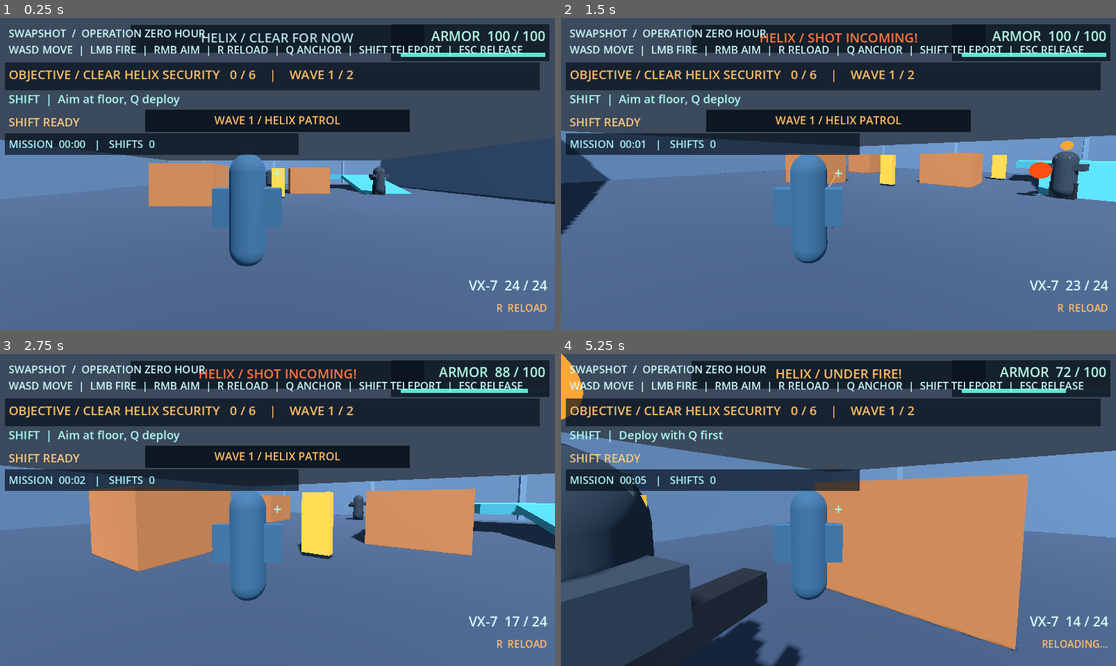
Above: before the commit, frames 1-4 (two rows, left to right).
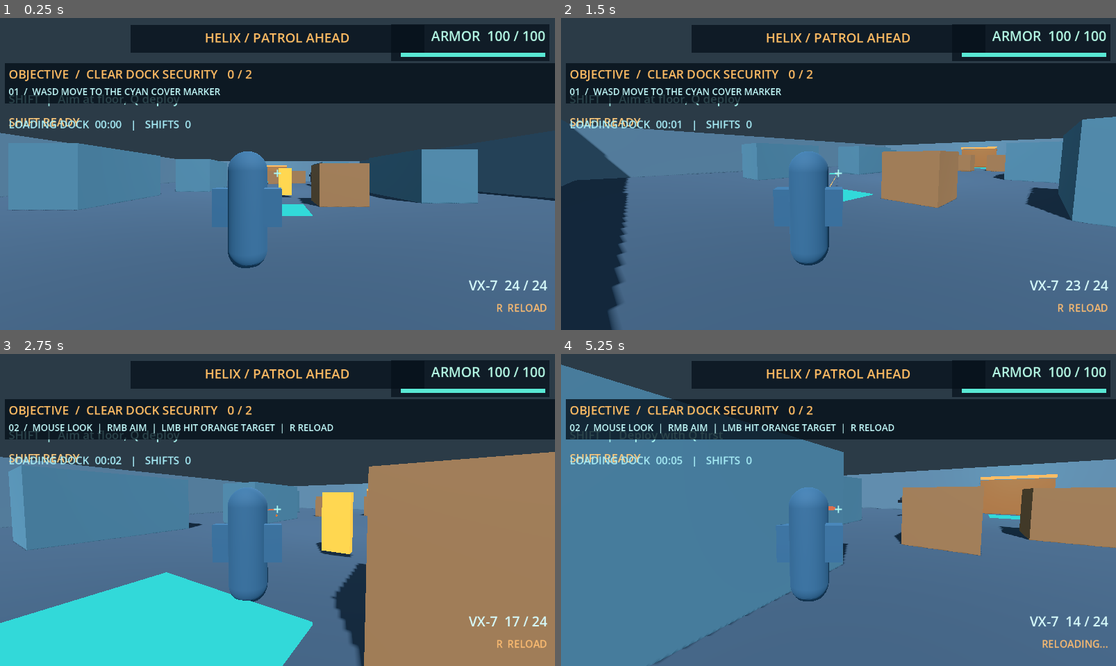
Above: after the commit, the same moments.

Repository: mishraaditya595/swapshot
Game: Godot game, scene res://scenes/main.tscn
Two runs of this game, one before a commit and one after it. Both use one fixed random seed, a clock stepped at 60 frames per second and the inputs below.
Inputs (mouse positions are in pixels of both pictures, inside the frame that each line leads up to):
- Up to frame 1 (0.25 s): no input
- Up to frame 2 (1.5 s): tap Enter at 0.5, 0.8, 1.35 s; move the mouse to (960, 158) at 0.52 s; press the mouse at (960, 158) at 0.53 s; hold D (move_right) 0.53-1.28 s; move the mouse to (810, 174) at 1.27 s; release the mouse at (810, 174) at 1.28 s; hold W (move_forward) from 1.28 s (still down); click (810, 174) at 1.42 s
- Up to frame 3 (2.75 s): keep holding W (move_forward); tap Keypad Enter at 1.55, 2.1 s; move the mouse to (288, 503) at 2.02 s; press the mouse at (288, 503) at 2.03 s
- Up to frame 4 (5.25 s): keep holding W (move_forward); move the mouse to (832, 516) at 2.77 s; release the mouse at (832, 516) at 2.78 s; right-click (832, 516) at 2.85 s; click (832, 516) at 2.92 s; tap Enter at 3.05 s; move the mouse to (877, 513) at 3.52 s; hold Q (deploy_anchor) 3.53-4.28 s; click (877, 513) at 3.67 s; tap Keypad Enter at 3.8 s; tap R (reload) at 4.15 s; move the mouse to (794, 506) at 4.27 s; click (794, 506) at 4.35 s; move the mouse to (844, 510) at 5.02 s; hold Shift (shift_teleport) from 5.03 s (still down); click (844, 510) at 5.17 s

The runs differ from the first frame. In frame 1, 24% of the frame differs, in the area x 0-100%, y 3-81%; in frame 2, 30%; in frame 3, 61%, in the area x 0-100%, y 3-100%; in frame 4, 56%.

Commit message:
MS-08: add standalone Loading Dock gameplay, onboarding, and reusable cargo

Diff:
--- /dev/null
+++ b/scenes/levels/loading_dock.tscn
@@ -0,0 +1,329 @@
+[gd_scene load_steps=18 format=3]
+
+[ext_resource type="Script" path="res://scripts/ms08_loading_dock.gd" id="1_director"]
+[ext_resource type="PackedScene" path="res://scenes/player/player.tscn" id="2_player"]
+[ext_resource type="PackedScene" path="res://scenes/enemies/target_dummy.tscn" id="3_target"]
+[ext_resource type="PackedScene" path="res://scenes/enemies/security_trooper.tscn" id="4_guard"]
+[ext_resource type="PackedScene" path="res://scenes/levels/props/dock_container.tscn" id="5_container"]
+[ext_resource type="PackedScene" path="res://scenes/levels/props/dock_crate.tscn" id="6_crate"]
+
+[sub_resource type="Environment" id="DockAtmosphere"]
+background_mode = 1
+background_color = Color(0.17, 0.23, 0.28, 1)
+ambient_light_source = 2
+ambient_light_color = Color(0.59, 0.75, 0.84, 1)
+ambient_light_energy = 1.0
+
+[sub_resource type="StandardMaterial3D" id="Concrete"]
+albedo_color = Color(0.16, 0.22, 0.28, 1)
+roughness = 0.96
+
+[sub_resource type="StandardMaterial3D" id="WallSteel"]
+albedo_color = Color(0.27, 0.35, 0.41, 1)
+roughness = 0.85
+
+[sub_resource type="StandardMaterial3D" id="CyanGuide"]
+shading_mode = 0
+albedo_color = Color(0.20, 0.85, 0.85, 1)
+emission_enabled = true
+emission = Color(0.14, 0.56, 0.64, 1)
+emission_energy_multiplier = 0.9
+
+[sub_resource type="StandardMaterial3D" id="AmberDoor"]
+albedo_color = Color(0.49, 0.29, 0.15, 1)
+roughness = 0.74
+
+[sub_resource type="BoxMesh" id="FloorMesh"]
+size = Vector3(36, 0.5, 44)
+material = SubResource("Concrete")
+
+[sub_resource type="BoxShape3D" id="FloorCollider"]
+size = Vector3(36, 0.5, 44)
+
+[sub_resource type="BoxMesh" id="WallShortMesh"]
+size = Vector3(36, 4.2, 0.7)
+material = SubResource("WallSteel")
+
+[sub_resource type="BoxShape3D" id="WallShortCollider"]
+size = Vector3(36, 4.2, 0.7)
+
+[sub_resource type="BoxMesh" id="WallLongMesh"]
+size = Vector3(44, 4.2, 0.7)
+material = SubResource("WallSteel")
+
+[sub_resource type="BoxShape3D" id="WallLongCollider"]
+size = Vector3(44, 4.2, 0.7)
+
+[sub_resource type="BoxMesh" id="GuideMesh"]
+size = Vector3(3.5, 0.035, 2.5)
+material = SubResource("CyanGuide")
+
+[sub_resource type="BoxMesh" id="DoorMesh"]
+size = Vector3(4.8, 3.0, 0.16)
+material = SubResource("AmberDoor")
+
+[sub_resource type="BoxMesh" id="BeaconMesh"]
+size = Vector3(4.8, 0.24, 0.22)
+material = SubResource("CyanGuide")
+
+[sub_resource type="BoxShape3D" id="RouteShape"]
+size = Vector3(9, 2.5, 4.0)
+
+[node name="LoadingDock" type="Node3D"]
+script = ExtResource("1_director")
+
+[node name="WorldEnvironment" type="WorldEnvironment" parent="."]
+environment = SubResource("DockAtmosphere")
+
+[node name="DirectionalLight3D" type="DirectionalLight3D" parent="."]
+rotation = Vector3(-0.9, 0.5, -0.3)
+light_energy = 1.1
+shadow_enabled = true
+
+[node name="DockFillLight" type="OmniLight3D" parent="."]
+position = Vector3(0, 4.8, 5)
+light_color = Color(0.70, 0.87, 1.0, 1)
+light_energy = 0.8
+omni_range = 18.0
+shadow_enabled = false
+
+[node name="GateFillLight" type="OmniLight3D" parent="."]
+position = Vector3(0, 3.7, -18.7)
+light_color = Color(0.3, 0.93, 0.94, 1)
+light_energy = 0.6
+omni_range = 10.0
+shadow_enabled = false
+
+[node name="Floor" type="StaticBody3D" parent="."]
+position = Vector3(0, -0.25, 0)
+
+[node name="Mesh" type="MeshInstance3D" parent="Floor"]
+mesh = SubResource("FloorMesh")
+
+[node name="CollisionShape3D" type="CollisionShape3D" parent="Floor"]
+shape = SubResource("FloorCollider")
+
+[node name="NorthWall" type="StaticBody3D" parent="."]
+position = Vector3(0, 2.1, -22)
+
+[node name="Mesh" type="MeshInstance3D" parent="NorthWall"]
+mesh = SubResource("WallShortMesh")
+
+[node name="CollisionShape3D" type="CollisionShape3D" parent="NorthWall"]
+shape = SubResource("WallShortCollider")
+
+[node name="SouthWall" type="StaticBody3D" parent="."]
+position = Vector3(0, 2.1, 22)
+
+[node name="Mesh" type="MeshInstance3D" parent="SouthWall"]
+mesh = SubResource("WallShortMesh")
+
+[node name="CollisionShape3D" type="CollisionShape3D" parent="SouthWall"]
+shape = SubResource("WallShortCollider")
+
+[node name="WestWall" type="StaticBody3D" parent="."]
+position = Vector3(-18, 2.1, 0)
+rotation = Vector3(0, 1.5707963, 0)
+
+[node name="Mesh" type="MeshInstance3D" parent="WestWall"]
+mesh = SubResource("WallLongMesh")
+
+[node name="CollisionShape3D" type="CollisionShape3D" parent="WestWall"]
+shape = SubResource("WallLongCollider")
+
+[node name="EastWall" type="StaticBody3D" parent="."]
+position = Vector3(18, 2.1, 0)
+rotation = Vector3(0, 1.5707963, 0)
+
+[node name="Mesh" type="MeshInstance3D" parent="EastWall"]
+mesh = SubResource("WallLongMesh")
+
+[node name="CollisionShape3D" type="CollisionShape3D" parent="EastWall"]
+shape = SubResource("WallLongCollider")
+
+[node name="ContainerWestArrival" parent="." instance=ExtResource("5_container")]
+position = Vector3(-9.3, 1.4, 9)
+
+[node name="ContainerWestDivider" parent="." instance=ExtResource("5_container")]
+position = Vector3(-6.8, 1.4, 0)
+
+[node name="ContainerWestNorth" parent="." instance=ExtResource("5_container")]
+position = Vector3(-10.5, 1.4, -8)
+
+[node name="ContainerEastArrival" parent="." instance=ExtResource("5_container")]
+position = Vector3(9.4, 1.4, 7)
+
+[node name="ContainerEastDivider" parent="." instance=ExtResource("5_container")]
+position = Vector3(6.8, 1.4, -4.5)
+
+[node name="ContainerEastNorth" parent="." instance=ExtResource("5_container")]
+position = Vector3(10.5, 1.4, -11)
+
+[node name="CrateTrainingCover" parent="." instance=ExtResource("6_crate")]
+position = Vector3(3.6, 1, 10)
+
+[node name="CrateWestCover" parent="." instance=ExtResource("6_crate")]
+position = Vector3(-3.6, 1, -7)
+
+[node name="CrateCentralCover" parent="." instance=ExtResource("6_crate")]
+position = Vector3(0.3, 1, -10.5)
+
+[node name="CrateEastCover" parent="." instance=ExtResource("6_crate")]
+position = Vector3(3.8, 1, -13)
+
+[node name="EntryGuide" type="MeshInstance3D" parent="."]
+position = Vector3(0, 0.04, 12)
+mesh = SubResource("GuideMesh")
+cast_shadow = 0
+
+[node name="ExitGuide" type="MeshInstance3D" parent="."]
+position = Vector3(0, 0.04, -18.5)
+mesh = SubResource("GuideMesh")
+cast_shadow = 0
+
+[node name="GateDoor" type="MeshInstance3D" parent="."]
+position = Vector3(0, 1.5, -21.52)
+mesh = SubResource("DoorMesh")
+
+[node name="GateBeacon" type="MeshInstance3D" parent="."]
+position = Vector3(0, 3.16, -21.25)
+mesh = SubResource("BeaconMesh")
+cast_shadow = 0
+
+[node name="ExitPoint" type="Marker3D" parent="."]
+position = Vector3(0, 1.1, -18.7)
+
+[node name="RouteZone" type="Area3D" parent="."]
+position = Vector3(0, 1.25, 12)
+collision_layer = 0
+collision_mask = 2
+
+[node name="CollisionShape3D" type="CollisionShape3D" parent="RouteZone"]
+shape = SubResource("RouteShape")
+
+[node name="Player" parent="." instance=ExtResource("2_player")]
+position = Vector3(0, 1.1, 17)
+
+[node name="PracticeTarget" parent="." instance=ExtResource("3_target")]
+position = Vector3(1.0, 1.0, 7)
+
+[node name="GuardWest" parent="." instance=ExtResource("4_guard")]
+position = Vector3(-7.0, 1.03, -15.0)
+shot_damage = 8.0
+fire_interval_seconds = 1.7
+
+[node name="GuardEast" parent="." instance=ExtResource("4_guard")]
+position = Vector3(7.0, 1.03, -17.0)
+shot_damage = 8.0
+fire_interval_seconds = 1.7
+
+[node name="DockHUD" type="CanvasLayer" parent="."]
+
+[node name="HeaderBackdrop" type="ColorRect" parent="DockHUD"]
+offset_left = 10.0
+offset_top = 94.0
+offset_right = 1210.0
+offset_bottom = 178.0
+mouse_filter = 2
+color = Color(0.02, 0.06, 0.10, 0.78)
+
+[node name="Objective" type="Label" parent="DockHUD"]
+offset_left = 18.0
+offset_top = 99.0
+offset_right = 1200.0
+offset_bottom = 133.0
+mouse_filter = 2
+theme_override_font_sizes/font_size = 25
+text = "OBJECTIVE / CLEAR DOCK SECURITY 0 / 2"
+
+[node name="Hint" type="Label" parent="DockHUD"]
+offset_left = 18.0
+offset_top = 139.0
+offset_right = 1190.0
+offset_bottom = 177.0
+mouse_filter = 2
+theme_override_colors/font_color = Color(0.76, 0.98, 0.98, 1)
+theme_override_font_sizes/font_size = 19
+text = "01 / WASD MOVE TO THE CYAN COVER MARKER"
+
+[node name="Clock" type="Label" parent="DockHUD"]
+offset_left = 18.0
+offset_top = 205.0
+offset_right = 690.0
+offset_bottom = 248.0
+mouse_filter = 2
+theme_override_colors/font_color = Color(0.65, 0.92, 0.96, 1)
+theme_override_font_sizes/font_size = 22
+text = "LOADING DOCK 00:00 | SHIFTS 0"
+
+[node name="Feedback" type="Label" parent="DockHUD"]
+anchors_preset = 5
+anchor_left = 0.5
+anchor_right = 0.5
+offset_left = -510.0
+offset_top = 271.0
+offset_right = 510.0
+offset_bottom = 315.0
+mouse_filter = 2
+horizontal_alignment = 1
+theme_override_colors/font_color = Color(0.62, 0.96, 0.91, 1)
+theme_override_font_sizes/font_size = 24
+
+[node name="Outcome" type="CanvasLayer" parent="."]
+layer = 15
+visible = false
+
+[node name="Dim" type="ColorRect" parent="Outcome"]
+anchors_preset = 15
+anchor_right = 1.0
+anchor_bottom = 1.0
+color = Color(0.01, 0.035, 0.06, 0.86)
+
+[node name="Card" type="ColorRect" parent="Outcome"]
+anchors_preset = 8
+anchor_left = 0.5
+anchor_top = 0.5
+anchor_right = 0.5
+anchor_bottom = 0.5
+offset_left = -430.0
+offset_top = -205.0
+offset_right = 430.0
+offset_bottom = 205.0
+color = Color(0.07, 0.13, 0.18, 0.98)
+
+[node name="Kicker" type="Label" parent="Outcome/Card"]
+offset_left = 26.0
+offset_top = 20.0
+offset_right = 834.0
+offset_bottom = 65.0
+horizontal_alignment = 1
+theme_override_colors/font_color = Color(0.68, 0.89, 0.94, 1)
+theme_override_font_sizes/font_size = 23
+text = "HELIX FACILITY / OPERATION ZERO HOUR"
+
+[node name="Title" type="Label" parent="Outcome/Card"]
+offset_left = 16.0
+offset_top = 83.0
+offset_right = 844.0
+offset_bottom = 153.0
+horizontal_alignment = 1
+theme_override_font_sizes/font_size = 43
+text = "LOADING DOCK SECURED"
+
+[node name="Details" type="Label" parent="Outcome/Card"]
+offset_left = 26.0
+offset_top = 158.0
+offset_right = 834.0
+offset_bottom = 310.0
+horizontal_alignment = 1
+theme_override_colors/font_color = Color(0.88, 0.94, 0.96, 1)
+theme_override_font_sizes/font_size = 23
+text = "SECURITY CORE IS NEXT"
+
+[node name="ReplayButton" type="Button" parent="Outcome/Card"]
+offset_left = 223.0
+offset_top = 324.0
+offset_right = 637.0
+offset_bottom = 387.0
+theme_override_font_sizes/font_size = 25
+text = "REPLAY LOADING DOCK [ENTER]"
--- /dev/null
+++ b/scenes/levels/props/dock_container.tscn
@@ -0,0 +1,31 @@
+[gd_scene load_steps=5 format=3]
+
+[sub_resource type="StandardMaterial3D" id="CargoMaterial"]
+albedo_color = Color(0.22, 0.34, 0.40, 1)
+roughness = 0.87
+
+[sub_resource type="StandardMaterial3D" id="StripeMaterial"]
+albedo_color = Color(0.40, 0.70, 0.73, 1)
+roughness = 0.85
+
+[sub_resource type="BoxMesh" id="CargoMesh"]
+size = Vector3(2.9, 2.8, 6)
+material = SubResource("CargoMaterial")
+
+[sub_resource type="BoxShape3D" id="CargoShape"]
+size = Vector3(2.9, 2.8, 6)
+
+[node name="DockContainer" type="StaticBody3D"]
+collision_layer = 1
+collision_mask = 1
+
+[node name="Mesh" type="MeshInstance3D" parent="."]
+mesh = SubResource("CargoMesh")
+
+[node name="CollisionShape3D" type="CollisionShape3D" parent="."]
+shape = SubResource("CargoShape")
+
+[node name="IdentifierStripe" type="MeshInstance3D" parent="."]
+position = Vector3(0, 1.2799999999999998, -3.025)
+mesh = SubResource("CargoMesh")
+visible = false
--- /dev/null
+++ b/scenes/levels/props/dock_crate.tscn
@@ -0,0 +1,31 @@
+[gd_scene load_steps=5 format=3]
+
+[sub_resource type="StandardMaterial3D" id="CargoMaterial"]
+albedo_color = Color(0.45, 0.31, 0.20, 1)
+roughness = 0.87
+
+[sub_resource type="StandardMaterial3D" id="StripeMaterial"]
+albedo_color = Color(0.73, 0.47, 0.22, 1)
+roughness = 0.85
+
+[sub_resource type="BoxMesh" id="CargoMesh"]
+size = Vector3(2.3, 2, 2.3)
+material = SubResource("CargoMaterial")
+
+[sub_resource type="BoxShape3D" id="CargoShape"]
+size = Vector3(2.3, 2, 2.3)
+
+[node name="DockCrate" type="StaticBody3D"]
+collision_layer = 1
+collision_mask = 1
+
+[node name="Mesh" type="MeshInstance3D" parent="."]
+mesh = SubResource("CargoMesh")
+
+[node name="CollisionShape3D" type="CollisionShape3D" parent="."]
+shape = SubResource("CargoShape")
+
+[node name="IdentifierStripe" type="MeshInstance3D" parent="."]
+position = Vector3(0, 0.88, -1.1749999999999998)
+mesh = SubResource("CargoMesh")
+visible = false
--- a/scenes/main.tscn
+++ b/scenes/main.tscn
@@ -1,7 +1,7 @@
 [gd_scene load_steps=2 format=3]
 
-[ext_resource type="PackedScene" path="res://scenes/levels/ms06_firefight.tscn" id="1_encounter"]
+[ext_resource type="PackedScene" path="res://scenes/levels/loading_dock.tscn" id="1_dock"]
 
 [node name="Swapshot" type="Node3D"]
 
-[node name="Firefight" parent="." instance=ExtResource("1_encounter")]
+[node name="LoadingDock" parent="." instance=ExtResource("1_dock")]
--- /dev/null
+++ b/scripts/ms08_loading_dock.gd
@@ -0,0 +1,333 @@
+extends Node3D
+## MS-08 Loading Dock: contextual training, two-guard encounter, and gated exit.
+
+signal training_changed(next_step: int)
+signal gate_unlocked()
+signal phase_changed(next_phase: int)
+
+enum Step { MOVE, RIFLE, ANCHOR, SHIFT, COMBAT, EXIT }
+enum Phase { ACTIVE, VICTORY, DEFEAT, RESTARTING }
+
+const CYAN: Color = Color(0.40, 1.0, 0.90)
+const AMBER: Color = Color(1.0, 0.74, 0.39)
+const EXIT_DISTANCE: float = 3.6
+
+@onready var player: CharacterBody3D = $Player
+@onready var ability: Node = $Player/ShiftAbility
+@onready var weapon: Node = $Player/VisualRoot/WeaponPivot/VX7
+@onready var combat_hud: Node = $Player/CombatHUD
+@onready var practice_target: StaticBody3D = $PracticeTarget
+@onready var route_zone: Area3D = $RouteZone
+@onready var exit_point: Marker3D = $ExitPoint
+@onready var exit_beacon: MeshInstance3D = $GateBeacon
+@onready var hint: Label = $DockHUD/Hint
+@onready var objective: Label = $DockHUD/Objective
+@onready var clock: Label = $DockHUD/Clock
+@onready var feedback: Label = $DockHUD/Feedback
+@onready var outcome: CanvasLayer = $Outcome
+@onready var outcome_title: Label = $Outcome/Card/Title
+@onready var outcome_details: Label = $Outcome/Card/Details
+@onready var replay_button: Button = $Outcome/Card/ReplayButton
+
+var phase: Phase = Phase.ACTIVE
+var step: Step = Step.MOVE
+var elapsed_seconds: float = 0.0
+var shift_count: int = 0
+var is_gate_unlocked: bool = false
+var _route_seen: bool = false
+var _target_hit: bool = false
+var _anchor_seen: bool = false
+var _shift_seen: bool = false
+var _guards: Array[Node] = []
+var _defeated: Array[Node] = []
+var _feedback_remaining: float = 0.0
+
+
+func _ready() -> void:
+    player.managed_restart = true
+    combat_hud.call("set_mission_managed", true)
+    for path: NodePath in [NodePath("GuardWest"), NodePath("GuardEast")]:
+        var guard: Node = get_node(path)
+        _guards.append(guard)
+        guard.connect("destroyed", _on_guard_destroyed.bind(guard))
+        guard.connect("state_changed", _on_guard_state_changed)
+        guard.connect("windup_started", _on_guard_windup)
+        guard.connect("echo_distracted", _on_echo_distracted)
+        guard.connect("echo_released", _refresh_threat)
+    practice_target.connect("damaged", _on_target_damaged)
+    route_zone.body_entered.connect(_on_route_entered)
+    ability.connect("anchor_placed", _on_anchor_placed)
+    ability.connect("shifted", _on_shifted)
+    ability.connect("placement_rejected", _on_anchor_rejected)
+    ability.connect("shift_rejected", _on_shift_rejected)
+    player.died.connect(_on_player_died)
+    replay_button.pressed.connect(request_replay)
+    outcome.visible = false
+    feedback.text = ""
+    _set_gate_color(AMBER)
+    _set_hint()
+    _update_objective()
+    _update_clock()
+    _refresh_threat()
+
+
+func _process(delta: float) -> void:
+    if phase != Phase.ACTIVE:
+        return
+    elapsed_seconds += delta
+    _update_clock()
+    if _feedback_remaining > 0.0:
+        _feedback_remaining = maxf(0.0, _feedback_remaining - delta)
+        if _feedback_remaining == 0.0:
+            feedback.text = ""
+
+
+func _on_route_entered(body: Node3D) -> void:
+    if body != player or phase != Phase.ACTIVE:
+        return
+    _route_seen = true
+    _advance_training()
+
+
+func _on_target_damaged(_health: float) -> void:
+    if phase != Phase.ACTIVE:
+        return
+    _target_hit = true
+    _advance_training()
+
+
+func _on_anchor_placed(_point: Vector3) -> void:
+    if phase != Phase.ACTIVE:
+        return
+    _anchor_seen = true
+    _advance_training()
+
+
+func _on_shifted(_from: Vector3, _to: Vector3) -> void:
+    if phase != Phase.ACTIVE:
+        return
+    shift_count += 1
+    _shift_seen = true
+    _update_clock()
+    _advance_training()
+
+
+func _on_anchor_rejected(reason: String) -> void:
+    if phase == Phase.ACTIVE and step == Step.ANCHOR:
+        _show_feedback("ANCHOR NOT SET  /  " + reason)
+
+
+func _on_shift_rejected(reason: String) -> void:
+    if phase == Phase.ACTIVE and step == Step.SHIFT:
+        _show_feedback("SHIFT BLOCKED  /  " + reason)
+
+
+func _advance_training() -> void:
+    if phase != Phase.ACTIVE or is_gate_unlocked:
+        return
+    var next: Step = step
+    # Save early player actions so an unprompted anchor or target hit does not
+    # force the player to repeat an already completed exercise.
+    if next == Step.MOVE and _route_seen:
+        next = Step.RIFLE
+    if next == Step.RIFLE and _target_hit:
+        next = Step.ANCHOR
+    if next == Step.ANCHOR and _anchor_seen:
+        next = Step.SHIFT
+    if next == Step.SHIFT and _shift_seen:
+        next = Step.COMBAT
+    if next != step:
+        step = next
+        training_changed.emit(int(step))
+        _set_hint()
+        if step == Step.COMBAT:
+            _show_feedback("GOOD FLANK  /  THE ECHO DRAWS GUARD ATTENTION")
+
+
+func _set_hint() -> void:
+    if phase != Phase.ACTIVE:
+        return
+    match step:
+        Step.MOVE:
+            hint.text = "01  /  WASD MOVE TO THE CYAN COVER MARKER"
+        Step.RIFLE:
+            hint.text = "02  /  MOUSE LOOK  |  RMB AIM  |  LMB HIT ORANGE TARGET  |  R RELOAD"
+        Step.ANCHOR:
+            hint.text = "03  /  AIM AT CLEAR FLOOR  |  Q PLACE ANCHOR (CYAN = SAFE)"
+        Step.SHIFT:
+            hint.text = "04  /  LEFT SHIFT TELEPORT TO ANCHOR  |  LEAVE AN ECHO"
+        Step.COMBAT:
+            hint.text = "05  /  CLEAR BOTH GUARDS  |  SHIFT BEHIND CARGO TO FLANK"
+        Step.EXIT:
+            hint.text = "06  /  FOLLOW CYAN LIGHT TO SECURITY CORE GATE  |  E INTERACT"
+
+
+func _show_feedback(message: String) -> void:
+    feedback.text = message
+    _feedback_remaining = 2.6
+
+
+func _remaining_guards() -> int:
+    return _guards.size() - _defeated.size()
+
+
+func _on_guard_destroyed(guard: Node) -> void:
+    if phase != Phase.ACTIVE or not _guards.has(guard) or _defeated.has(guard):
+        return
+    _defeated.append(guard)
+    _update_objective()
+    if _remaining_guards() == 0:
+        _unlock_gate()
+    else:
+        _show_feedback("HELIX GUARD DOWN  /  %d REMAINING" % _remaining_guards())
+    _refresh_threat()
+
+
+func _unlock_gate() -> void:
+    if is_gate_unlocked or phase != Phase.ACTIVE or not bool(player.get("is_alive")):
+        return
+    is_gate_unlocked = true
+    step = Step.EXIT
+    training_changed.emit(int(step))
+    _set_gate_color(CYAN)
+    _set_hint()
+    _update_objective()
+    _show_feedback("DOCK SECURED  /  EXIT UNLOCKED")
+    gate_unlocked.emit()
+
+
+func _set_gate_color(tint: Color) -> void:
+    var material := StandardMaterial3D.new()
+    material.shading_mode = BaseMaterial3D.SHADING_MODE_UNSHADED
+    material.albedo_color = tint
+    material.emission_enabled = true
+    material.emission = tint
+    material.emission_energy_multiplier = 1.4
+    exit_beacon.material_override = material
+
+
+func _update_objective() -> void:
+    if is_gate_unlocked:
+        objective.text = "OBJECTIVE  /  REACH THE LIT GATE AND PRESS E"
+        objective.add_theme_color_override("font_color", CYAN)
+    else:
+        objective.text = "OBJECTIVE  /  CLEAR DOCK SECURITY   %d / 2" % _defeated.size()
+        objective.add_theme_color_override("font_color", AMBER)
+
+
+func _update_clock() -> void:
+    clock.text = "LOADING DOCK  %02d:%02d   |   SHIFTS  %d" % [
+        int(elapsed_seconds / 60.0), int(elapsed_seconds) % 60, shift_count
+    ]
+
+
+func _on_guard_state_changed(_state: int) -> void:
+    _refresh_threat()
+
+
+func _on_guard_windup() -> void:
+    if phase == Phase.ACTIVE:
+        combat_hud.call("set_encounter_threat", "HELIX / SHOT INCOMING!", Color(1.0, 0.46, 0.25))
+
+
+func _on_echo_distracted(_at: Vector3) -> void:
+    if phase == Phase.ACTIVE:
+        combat_hud.call("set_encounter_threat", "HELIX / ECHO DISTRACTION", CYAN)
+
+
+func _refresh_threat() -> void:
+    if phase != Phase.ACTIVE:
+        return
+    var alerted: bool = false
+    var distracted: bool = false
+    var attacking: bool = false
+    for guard: Node in _guards:
+        if _defeated.has(guard):
+            continue
+        if guard.get("_echo") != null:
+            distracted = true
+        match int(guard.get("state")):
+            2: attacking = true
+            1: alerted = true
+    if distracted:
+        combat_hud.call("set_encounter_threat", "HELIX / ECHO DISTRACTION", CYAN)
+    elif attacking:
+        combat_hud.call("set_encounter_threat", "HELIX / UNDER FIRE!", AMBER)
+    elif alerted:
+        combat_hud.call("set_encounter_threat", "HELIX / CONTACT", AMBER)
+    elif is_gate_unlocked:
+        combat_hud.call("set_encounter_threat", "HELIX / DOCK CLEAR", CYAN)
+    else:
+        combat_hud.call("set_encounter_threat", "HELIX / PATROL AHEAD", AMBER)
+
+
+func try_exit() -> bool:
+    if phase != Phase.ACTIVE or not bool(player.get("is_alive")):
+        return false
+    if not is_gate_unlocked:
+        _show_feedback("GATE LOCKED  /  DEFEAT BOTH HELIX GUARDS")
+        return false
+    if player.global_position.distance_to(exit_point.global_position) > EXIT_DISTANCE:
+        _show_feedback("MOVE CLOSER TO THE LIT GATE")
+        return false
+    _finish(Phase.VICTORY)
+    return true
+
+
+func _on_player_died() -> void:
+    if phase == Phase.ACTIVE:
+        _finish(Phase.DEFEAT)
+
+
+func _finish(result: Phase) -> void:
+    if phase != Phase.ACTIVE:
+        return
+    phase = result
+    phase_changed.emit(int(phase))
+    player.set_combat_enabled(false)
+    for guard: Node in _guards:
+        if is_instance_valid(guard) and int(guard.get("state")) != 3:
+            guard.call("set_combat_enabled", false)
+    Input.mouse_mode = Input.MOUSE_MODE_VISIBLE
+    outcome.visible = true
+    if result == Phase.VICTORY:
+        outcome_title.text = "LOADING DOCK SECURED"
+        outcome_title.add_theme_color_override("font_color", CYAN)
+        objective.text = "SECTION COMPLETE  /  SECURITY CORE NEXT"
+        combat_hud.call("set_encounter_threat", "HELIX / SECTOR SECURED", CYAN)
+    else:
+        outcome_title.text = "OPERATIVE DOWN"
+        outcome_title.add_theme_color_override("font_color", Color(1.0, 0.45, 0.31))
+        objective.text = "MISSION FAILED  /  RETRY LOADING DOCK"
+        combat_hud.call("set_encounter_threat", "HELIX / RETRY AVAILABLE", AMBER)
+    hint.text = ""
+    feedback.text = ""
+    outcome_details.text = (
+        "GUARDS  %d / 2    |    TIME  %02d:%02d    |    SHIFTS  %d\n"
+        + ("SECURITY CORE IS NEXT. NO ZONE LOAD IN THIS PREVIEW." if result == Phase.VICTORY
+           else "RETURN TO THE LOADING DOCK ENTRANCE.")
+        + "\n\nPRESS ENTER OR CLICK TO REPLAY"
+    ) % [_defeated.size(), int(elapsed_seconds / 60.0), int(elapsed_seconds) % 60, shift_count]
+
+
+func _unhandled_input(event: InputEvent) -> void:
+    if not event is InputEventKey or not event.pressed or event.echo:
+        return
+    if phase == Phase.ACTIVE and event.is_action_pressed("interact"):
+        try_exit()
+        get_viewport().set_input_as_handled()
+    elif (phase == Phase.VICTORY or phase == Phase.DEFEAT) and (
+        event.keycode == KEY_ENTER or event.keycode == KEY_KP_ENTER
+    ):
+        request_replay()
+        get_viewport().set_input_as_handled()
+
+
+func request_replay() -> void:
+    if phase != Phase.VICTORY and phase != Phase.DEFEAT:
+        return
+    phase = Phase.RESTARTING
+    phase_changed.emit(int(phase))
+    replay_button.disabled = true
+    Input.mouse_mode = Input.MOUSE_MODE_VISIBLE
+    get_tree().call_deferred("reload_current_scene")
